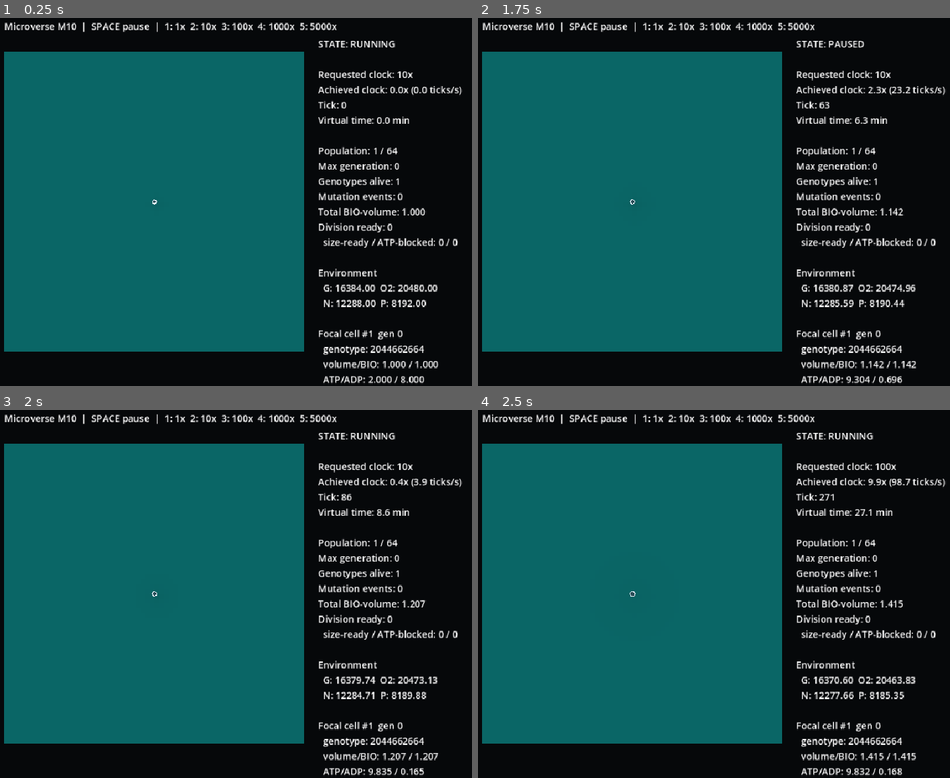
Above: before the commit, frames 1-4 (two rows, left to right).
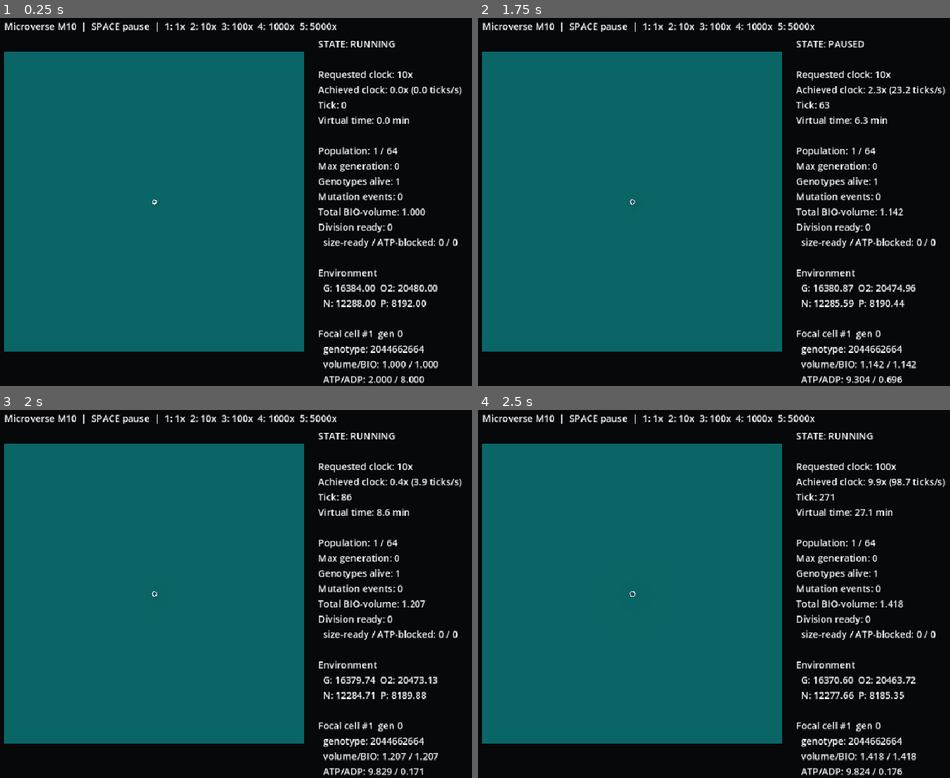
Above: after the commit, the same moments.

Repository: Feynman26/Microverse
Game: Godot game, scene res://src/ui/main.tscn
The game is run twice, just before and just after one commit, with the same random seed, the same clock (stepped at 60 frames per second) and the same inputs.
Inputs:
- Up to frame 1 (0.25 s): no input
- Up to frame 2 (1.75 s): tap Enter at 0.5 s; tap 1 at 0.6 s; tap Space at 0.77, 1.52 s; tap 2 at 1.35 s
- Up to frame 3 (2 s): no input
- Up to frame 4 (2.5 s): tap 3 at 2.1 s

Frames 1-2 are identical in both runs. In frame 3, less than 0.1% of the frame differs, in the area x 80-90%, y 97-100%; in frame 4, 0.1%, in the area x 80-93%, y 51-100%.

Commit message:
feat: integrate time-resolved genome replication into cell cycle

Diff:
--- a/src/biology/cell_state.gd
+++ b/src/biology/cell_state.gd
@@ -4,6 +4,7 @@
 const MetabolicSolverScript = preload("res://src/chemistry/metabolic_solver.gd")
 const MetaboliteCatalogScript = preload("res://src/chemistry/metabolite_catalog.gd")
 const ExpressionSystemScript = preload("res://src/expression/expression_system.gd")
+const DNAReplicationScript = preload("res://src/genetics/dna_replication.gd")
 
 var id: int
 var parent_id: int
@@ -20,9 +21,18 @@
 var expression_state: Dictionary = {}
 var last_fluxes: Dictionary = {}
 var last_expression_summary: Dictionary = {}
+var last_replication_summary: Dictionary = {}
 var volume: float = 1.0
 var damage: float = 0.0
 var energy_debt: float = 0.0
+
+# M10 authoritative DNA-copying state. Progress is physical work completed on
+# the current cell cycle, not a fitness score. Daughters begin a new cycle at 0.
+var replication_progress: float = 0.0
+var replication_gene_equivalents_copied: float = 0.0
+var replication_atp_spent: float = 0.0
+var replication_nuc_spent: float = 0.0
+var replication_repair_activity_integral: float = 0.0
 
 func _init(
 	p_id: int = 0,
@@ -50,7 +60,15 @@
 	_enforce_proteome_budget(config, false)
 	last_fluxes = {}
 	last_expression_summary = {}
+	last_replication_summary = {}
 	_sync_volume_from_biomass(config)
+	_reset_replication_cycle()
+	# Controlled fixtures historically construct already division-sized cells.
+	# Such a constructed state represents a mother whose genome is already
+	# copied; ordinary simulations seed at ancestor_volume and must replicate.
+	if bool(config.evolvable_replication_enabled) and volume >= float(config.division_volume):
+		replication_gene_equivalents_copied = float(genome.gene_count())
+		replication_progress = 1.0
 
 # Compatibility alias for setup code introduced in M4.
 func initialize_metabolism(config) -> void:
@@ -125,6 +143,10 @@
 		last_expression_summary[key] = proteome_summary[key]
 	last_fluxes = MetabolicSolverScript.step(metabolites, genome, expression_state, reactions, dt, volume, config)
 	_sync_volume_from_biomass(config)
+	# DNA copying occurs after this tick's metabolism, so the replication fork
+	# pays from explicit ATP/NUC actually available in the cell. This cost then
+	# competes with maintenance and repair rather than being an abstract delay.
+	last_replication_summary = DNAReplicationScript.step(self, dt, config)
 	_pay_maintenance(dt, config)
 	_update_damage_and_repair(dt, config)
 	_check_viability(config)
@@ -200,7 +222,11 @@
 		death_reason = "energy_failure"
 
 func ready_to_divide(config) -> bool:
-	return alive and volume >= float(config.division_volume) and pool("ATP") >= float(config.division_atp_cost)
+	var replication_ready: bool = (
+		not bool(config.evolvable_replication_enabled)
+		or DNAReplicationScript.replication_complete(self)
+	)
+	return alive and replication_ready and volume >= float(config.division_volume) and pool("ATP") >= float(config.division_atp_cost)
 
 func create_daughters(first_id: int, second_id: int, tick: int, rng, world, config) -> Array:
 	assert(ready_to_divide(config))
@@ -230,9 +256,19 @@
 	second.genome = genome.deep_copy() if genome != null else null
 	first._sync_volume_from_biomass(config)
 	second._sync_volume_from_biomass(config)
+	# Daughter constructors already initialize a fresh replication cycle at zero;
+	# copied parental DNA has been partitioned into one inherited genome per cell.
 	alive = false
 	death_reason = "division"
 	return [first, second]
+
+func _reset_replication_cycle() -> void:
+	replication_progress = 0.0
+	replication_gene_equivalents_copied = 0.0
+	replication_atp_spent = 0.0
+	replication_nuc_spent = 0.0
+	replication_repair_activity_integral = 0.0
+	last_replication_summary = {}
 
 # Lysis exposes every metabolite that has a physical extracellular field. BIO
 # is not discarded: it is hydrolyzed into the exact precursor stoichiometry of
@@ -273,6 +309,10 @@
 	assert(volume > 0.0)
 	assert(damage >= -1e-10)
 	assert(energy_debt >= -1e-10)
+	assert(replication_progress >= -1e-10 and replication_progress <= 1.0 + 1e-10)
+	assert(replication_gene_equivalents_copied >= -1e-10)
+	assert(replication_atp_spent >= -1e-10 and replication_nuc_spent >= -1e-10)
+	assert(replication_repair_activity_integral >= -1e-10)
 	MetabolicSolverScript.assert_nonnegative(metabolites)
 	assert(absf(volume - pool("BIO") / float(config.biomass_units_per_volume)) <= 1e-10)
 	if genome != null:
@@ -288,6 +328,11 @@
 		+ volume * 7.0
 		+ damage * 29.0
 		+ energy_debt * 31.0
+		+ replication_progress * 43.0
+		+ replication_gene_equivalents_copied * 0.047
+		+ replication_atp_spent * 0.053
+		+ replication_nuc_spent * 0.059
+		+ replication_repair_activity_integral * 0.061
 		+ MetabolicSolverScript.checksum(metabolites) * 0.001
 		+ ExpressionSystemScript.checksum(expression_state) * 0.017
 	)
